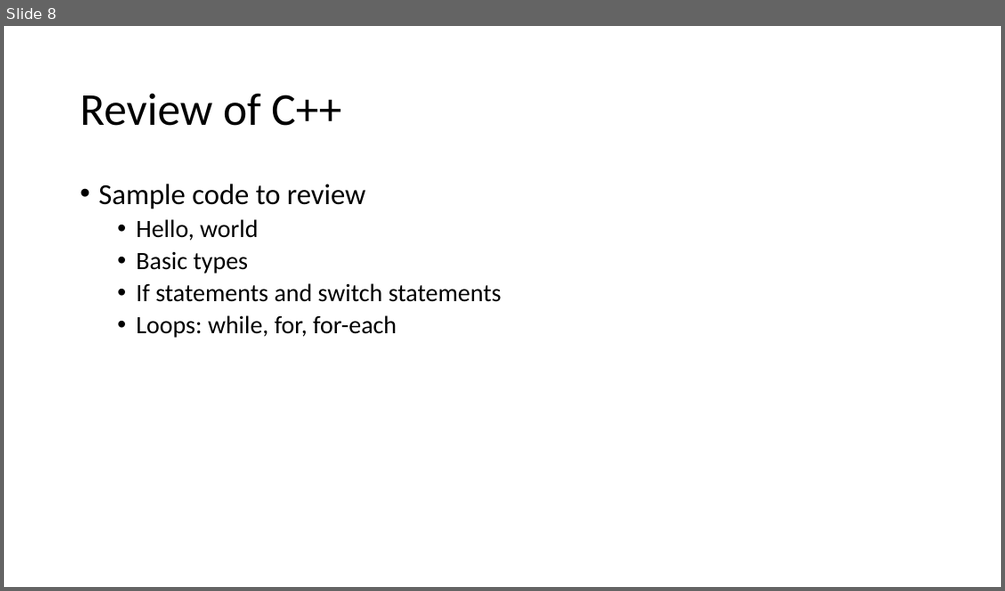
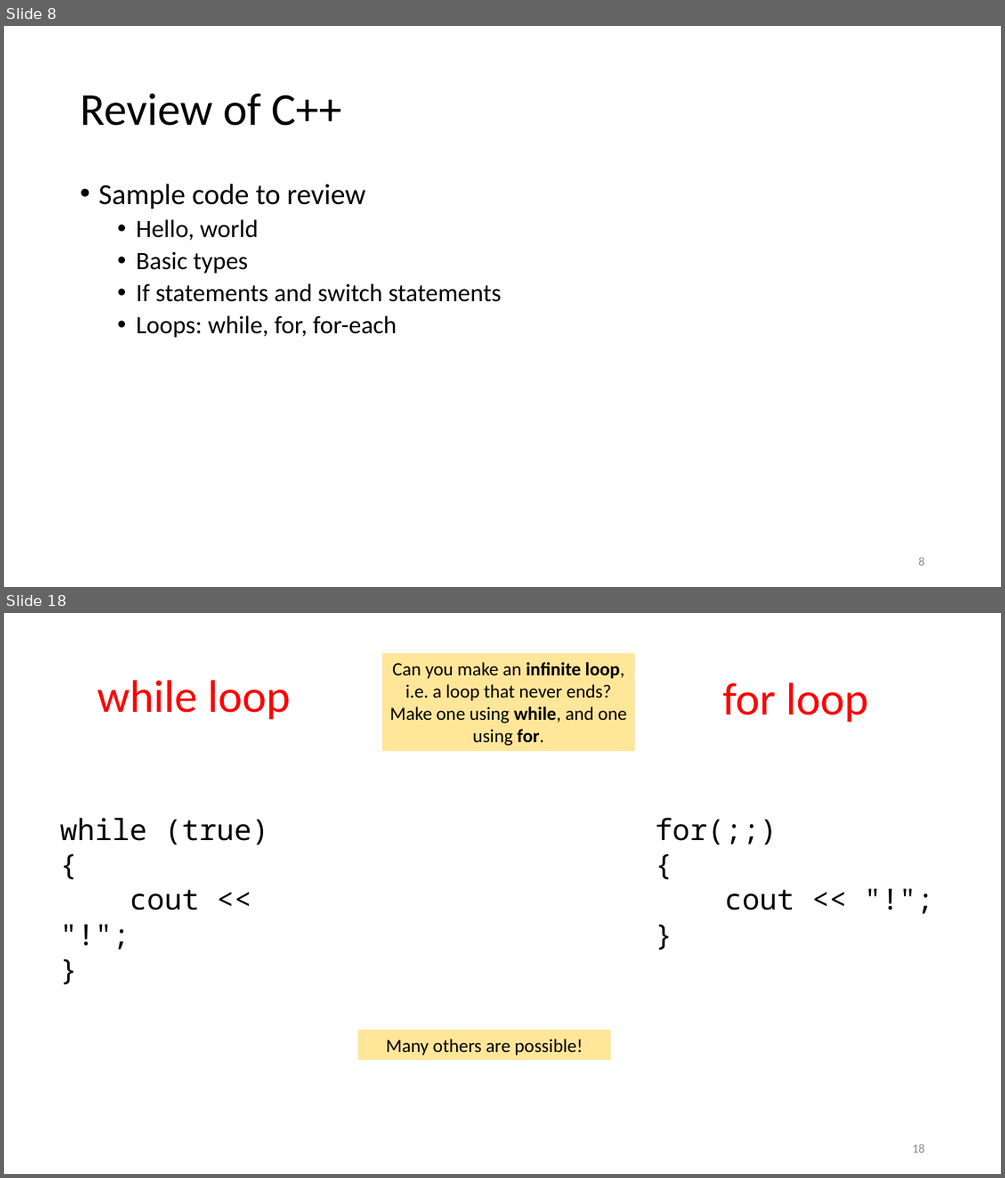
Before and after one commit to tjd1234/cmpt135spring2024, a slide deck: sample_code/week1/week1_cmpt135.pptx. Shown one above the other, each under a label of ours: slide 8 before the commit, slides 8 and 18 after it; the slides between them are not shown. The pictures are 1005x591 and 1005x1178 pixels, drawn with LibreOffice and Linux fonts; fonts in the diff are those of the drawing. Boxes give left, top, right and bottom in pixels: in the first picture for what was removed or moved away, otherwise in the second. Text is boxed around its words. In the diff, an @@ line names an element or a change of style, - is before the commit and + after.

```diff
--- a/sample_code/week1/week1_cmpt135.pptx
+++ b/sample_code/week1/week1_cmpt135.pptx
@@ slide 18 added at [4, 613, 1001, 1174], background #FFFFFF @@
@@ rectangle added at [382, 653, 635, 751], fill #FFE699, 18 pt, text #000000 @@
+Can you make an infinite loop, i.e. a loop that never ends? Make one using while, and one using for.
@@ title added at [97, 680, 291, 720], 44 pt, text #FF0000 @@
+while loop
@@ text added at [722, 682, 868, 722], 44 pt, text #FF0000 @@
+for loop
@@ text added at [60, 818, 268, 910], 28 pt, text #000000 @@
+while (true)
+{
+cout << "!";
+}
@@ text added at [655, 818, 794, 910], 28 pt, text #000000 @@
+for(;;)
+{
+cout << "!";
+}
@@ rectangle added at [358, 1030, 611, 1060], fill #FFE699, 18 pt, text #000000 @@
+Many others are possible!
@@ page number added at [912, 1143, 924, 1152], 12 pt, text #8C8C8C @@
+18
@@ slide 8 changed as well @@
@@ page number added at [918, 556, 924, 565], 12 pt, text #8C8C8C @@
+8
```
Also in this commit, not shown: 8 other slides changed, 18 other slides added, 6 other files.
